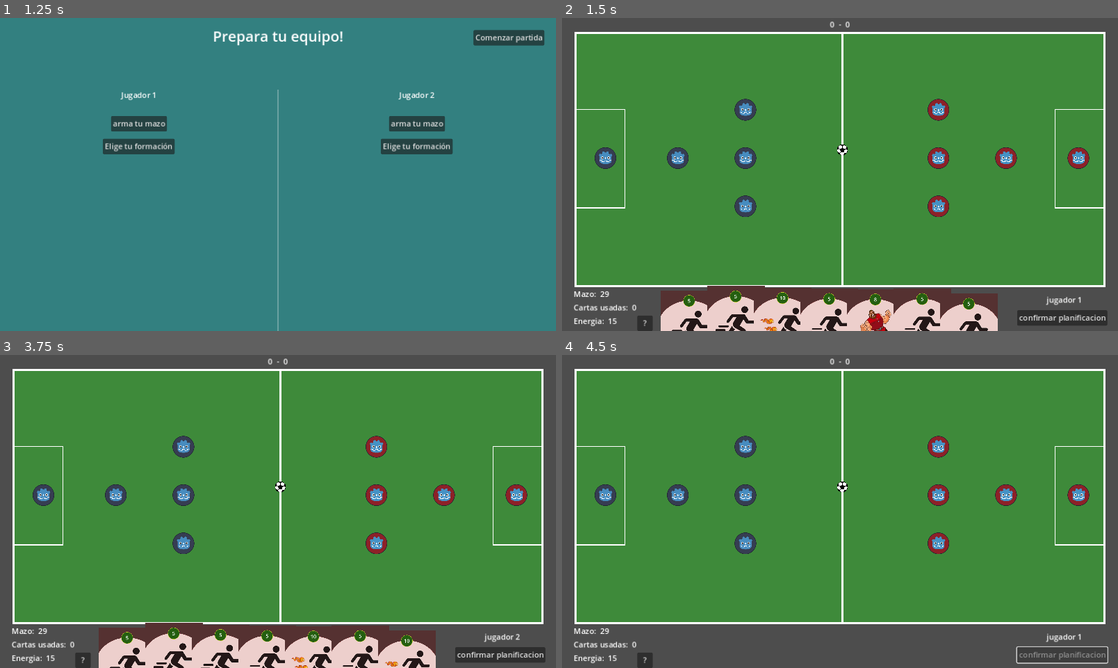
Above: before the commit, frames 1-4 (two rows, left to right).
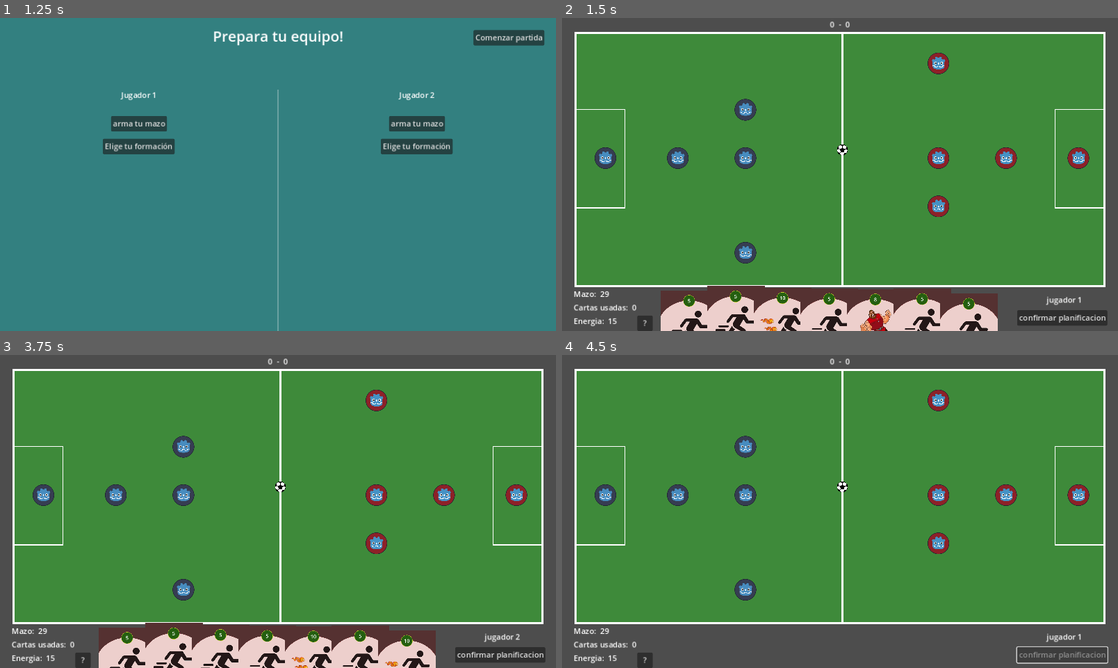
Above: after the commit, the same moments.

Repository: CardozoCasariegoLuciano/IDV_Boss_2024_S2
Game: Godot game, scene res://Views/main_menu/main_menu.tscn
Same seed, same stepped clock (60 frames per second), same inputs: the game is played once before the commit and once after it.
Inputs:
- Up to frame 1 (1.25 s): click "Nuevo juego" at 0.5 s
- Up to frame 2 (1.5 s): click "Comenzar partida" at 1.25 s
- Up to frame 3 (3.75 s): click "confirmar planificacion" at 2 s; click "?" at 2.75 s; click "Estoy listo" at 3.5 s
- Up to frame 4 (4.5 s): click "confirmar planificacion" at 4.25 s

Frame 1 is identical in both runs. In frame 2, 0.9% of the frame differs, in the area x 31-70%, y 11-79%; in frame 3, 0.9%; in frame 4, 0.9%.

Commit message:
fix muro que choca jugdores o pelota, fix al usar cartas cuando el jugaor esta cerca de las cartas, fix al usar 2 veces cartas de movimiento

Diff:
--- a/Views/finished_turn/finished_turn.gd
+++ b/Views/finished_turn/finished_turn.gd
@@ -5,10 +5,6 @@
 func _ready() -> void:
 	next_turn.text = "Turno del jugador " + str(Global.current_player_turn)
 
-# Called every frame. 'delta' is the elapsed time since the previous frame.
-func _process(delta: float) -> void:
-	pass
-
 
 func _on_next_player_button_pressed() -> void:
 	queue_free()
--- a/entities/carts/cart_template/card_template.gd
+++ b/entities/carts/cart_template/card_template.gd
@@ -1,8 +1,5 @@
 extends Node2D
 class_name Card_template
-
-#TODO_2 mejoras en el diseño de la carta:
-# que el nombre de la carta este mas arriba para poder verlo sin tener que hacerle hover
 
 @onready var panel: Panel = $Panel
 @onready var canvas_layer: CanvasLayer = $CanvasLayer
@@ -18,6 +15,7 @@
 var require_click = true
 var use_in_rival = false
 var use_in_field = false
+var is_movement_card = false #Si es true, cada jugador solo podra tener una sola carta de ese tipo
 
 var energy_cost = 0
 var power
@@ -39,6 +37,7 @@
 func change_card_visibility(value: bool):
 	_play_sfx(take_card_sfx)
 	card_sprite.visible = value
+
 
 #Este es el metodo principa, es la accion que hace la carta al momento de ejecutar
 #las jugadas de las 2 personas
--- a/entities/carts/cart_template/panel.gd
+++ b/entities/carts/cart_template/panel.gd
@@ -7,6 +7,7 @@
 var can_hover = true
 
 var is_disable = false
+
 
 func _get_drag_data(_at_position: Vector2) -> Variant:
 	if !card_sprite.visible: return
@@ -22,6 +23,7 @@
 
 	set_drag_preview(preview)
 	card.change_card_visibility(false)
+	_on_mouse_exited()
 	return card
 
 func _can_drop_data(_at_position: Vector2, _data: Variant) -> bool:
--- a/entities/carts/movements/move_card/move_card.gd
+++ b/entities/carts/movements/move_card/move_card.gd
@@ -9,6 +9,7 @@
 	scene_path = preload("res://entities/carts/movements/move_card/move_card.tscn")
 	power = 11500
 	require_click = true
+	is_movement_card = true
 	energy_cost = 5
 
 func _physics_process(delta: float) -> void:
--- a/entities/carts/movements/move_card_plus/move_card_plus.gd
+++ b/entities/carts/movements/move_card_plus/move_card_plus.gd
@@ -10,6 +10,8 @@
 	energy_cost = 10
 	power = 20000
 	require_click = true
+	is_movement_card = true
+
 
 func _physics_process(delta: float) -> void:
 	if(!player): return
--- /dev/null
+++ b/entities/carts/powers/wall/wall.gd
@@ -0,0 +1,34 @@
+extends StaticBody2D
+
+var timer: Timer
+var can_rotate = true
+
+# Called when the node enters the scene tree for the first time.
+func _ready() -> void:
+	init_timer()
+
+func init_timer():
+	timer = Timer.new()
+	timer.wait_time = 3
+	timer.one_shot = true
+	add_child(timer)
+	timer.connect("timeout", on_timer_timeout)
+
+func on_timer_timeout():
+	can_rotate = false
+	modulate = Color(1,1,1,1)
+	collision_layer = 1
+	collision_mask = 1
+
+func _input(event: InputEvent) -> void:
+	if(!can_rotate): return
+	if event is InputEventMouseButton:
+		if event.button_index == MOUSE_BUTTON_WHEEL_UP:
+			rotation += .4
+		elif event.button_index == MOUSE_BUTTON_WHEEL_DOWN:
+			rotation -= .4
+
+func _on_body_detector(body: Node2D) -> void:
+	if(!can_rotate): return
+	if(body is Ball or body is Player):
+		rotation += .8
--- a/entities/carts/powers/wall/wall.tscn
+++ b/entities/carts/powers/wall/wall.tscn
@@ -1,4 +1,6 @@
-[gd_scene load_steps=3 format=3 uid="uid://b8xn6eeuvjgwr"]
+[gd_scene load_steps=5 format=3 uid="uid://b8xn6eeuvjgwr"]
+
+[ext_resource type="Script" path="res://entities/carts/powers/wall/wall.gd" id="1_plp8l"]
 
 [sub_resource type="PhysicsMaterial" id="PhysicsMaterial_2rcdy"]
 bounce = 1.0
@@ -6,9 +8,15 @@
 [sub_resource type="RectangleShape2D" id="RectangleShape2D_ji3mb"]
 size = Vector2(65.1443, 154.5)
 
+[sub_resource type="RectangleShape2D" id="RectangleShape2D_6lwf8"]
+size = Vector2(58.7216, 154)
+
 [node name="Wall" type="StaticBody2D"]
 scale = Vector2(0.544944, 1)
+collision_layer = 2
+collision_mask = 2
 physics_material_override = SubResource("PhysicsMaterial_2rcdy")
+script = ExtResource("1_plp8l")
 
 [node name="CollisionShape2D" type="CollisionShape2D" parent="."]
 position = Vector2(4.12884, -0.25)
@@ -19,3 +27,11 @@
 scale = Vector2(0.357895, 0.511628)
 color = Color(0.0313726, 0.109804, 0.301961, 1)
 polygon = PackedVector2Array(174.33, 6, 348.66, 6, 348.66, 307, 174.33, 307)
+
+[node name="body_detector" type="Area2D" parent="."]
+
+[node name="CollisionShape2D" type="CollisionShape2D" parent="body_detector"]
+position = Vector2(3.6701, 0)
+shape = SubResource("RectangleShape2D_6lwf8")
+
+[connection signal="body_entered" from="body_detector" to="." method="_on_body_detector"]
--- a/entities/carts/powers/wall/wall_card.gd
+++ b/entities/carts/powers/wall/wall_card.gd
@@ -1,43 +1,20 @@
 extends Card_template
+class_name Wall_card
 
 @export var wall_scene: PackedScene
 var wall: Node
-var can_rotate = false
-var timer: Timer
 
 func _ready() -> void:
 	scene_path = preload("res://entities/carts/powers/wall/wall_card.tscn")
-	require_click = true
 	use_in_field = true
 	energy_cost = 15
-	init_timer()
-
-func init_timer():
-	timer = Timer.new()
-	timer.wait_time = 3
-	timer.one_shot = true
-	add_child(timer)
-	timer.connect("timeout", on_timer_timeout)
-
-func on_timer_timeout():
-	can_rotate = false
-	wall.modulate = Color(1,1,1,1)
 
 func after_set_data():
 	wall = wall_scene.instantiate() as StaticBody2D
 	wall.global_position = self.point_target
 	card_target.add_child(wall)
-	can_rotate = true
 	wall.modulate = Color(0.6,0.6,0.6,1)
-	timer.start()
-
-func _input(event: InputEvent) -> void:
-	if(!wall or !can_rotate): return
-	if event is InputEventMouseButton:
-		if event.button_index == MOUSE_BUTTON_WHEEL_UP:
-			wall.rotation += .4
-		elif event.button_index == MOUSE_BUTTON_WHEEL_DOWN:
-			wall.rotation -= .4
+	wall.timer.start()
 
 func clean_target():
 	card_target.remove_child(wall)
--- a/entities/formations/formatio_1/formation_1.tscn
+++ b/entities/formations/formatio_1/formation_1.tscn
@@ -3,3 +3,6 @@
 [ext_resource type="PackedScene" uid="uid://cu2rqcr65jba3" path="res://entities/formations/formation_template/formation_template.tscn" id="1_r4yt0"]
 
 [node name="formation" instance=ExtResource("1_r4yt0")]
+
+[node name="Marker2D" parent="markers" index="0"]
+position = Vector2(340, 196)
--- /dev/null
+++ b/entities/pelota/drop_detector.gd
@@ -0,0 +1,8 @@
+extends Panel
+
+func _can_drop_data(_at_position: Vector2, _data: Variant) -> bool:
+	return true
+
+func _drop_data(_at_position: Vector2, data: Variant) -> void:
+	if(data is Wall_card):
+		data.change_card_visibility(true)
--- a/entities/pelota/pelota.tscn
+++ b/entities/pelota/pelota.tscn
@@ -1,6 +1,7 @@
-[gd_scene load_steps=5 format=3 uid="uid://dbifrqao8wfwq"]
+[gd_scene load_steps=6 format=3 uid="uid://dbifrqao8wfwq"]
 
 [ext_resource type="Script" path="res://entities/pelota/pelota.gd" id="1_piii8"]
+[ext_resource type="Script" path="res://entities/pelota/drop_detector.gd" id="3_4adv8"]
 [ext_resource type="Texture2D" uid="uid://j742xb5huoi1" path="res://assets/pelota/pelota.png" id="3_js5ru"]
 
 [sub_resource type="PhysicsMaterial" id="PhysicsMaterial_db10d"]
@@ -14,7 +15,6 @@
 physics_material_override = SubResource("PhysicsMaterial_db10d")
 gravity_scale = 0.0
 script = ExtResource("1_piii8")
-metadata/_edit_group_ = true
 
 [node name="Sprite2D" type="Sprite2D" parent="."]
 scale = Vector2(0.0939583, 0.0939583)
@@ -27,4 +27,19 @@
 [node name="Timer" type="Timer" parent="."]
 one_shot = true
 
+[node name="drop_detector" type="Panel" parent="."]
+modulate = Color(1, 1, 1, 0)
+anchors_preset = 8
+anchor_left = 0.5
+anchor_top = 0.5
+anchor_right = 0.5
+anchor_bottom = 0.5
+offset_left = -61.0
+offset_top = -69.0
+offset_right = 55.0
+offset_bottom = 68.0
+grow_horizontal = 2
+grow_vertical = 2
+script = ExtResource("3_4adv8")
+
 [connection signal="timeout" from="Timer" to="." method="_on_timer_timeout"]
--- a/entities/players/panel.gd
+++ b/entities/players/panel.gd
@@ -13,10 +13,19 @@
 func _drop_data(_at_position: Vector2, data: Variant) -> void:
 	var card = data as Card_template
 
-	if card.use_in_rival and Global.current_player_turn != player.userOwner\
-	or !card.use_in_rival and Global.current_player_turn == player.userOwner:
+	if is_owner_player(data) and !card.use_in_field and !already_used_card(card):
 		on_cart_used.emit(card)
 		Deck.use_and_discard_card(card)
 		Global.reduce_energy(card)
 	else:
-		card.change_card_visibility(1) #La retorna al mazo
+		card.change_card_visibility(true) #La retorna al mazo
+
+
+func already_used_card(card: Card_template) -> bool:
+	if(!card.is_movement_card):
+		return false
+	else:
+		return player.used_cards.any(func(used_card: Card_template): return used_card.is_movement_card)
+
+func is_owner_player(card: Card_template) -> bool:
+	return !card.use_in_rival and Global.current_player_turn == player.userOwner
--- a/entities/players/player.gd
+++ b/entities/players/player.gd
@@ -31,10 +31,6 @@
 			card.after_turn()
 
 func _on_panel_on_cart_used(data: Card_template) -> void:
-	if(data.use_in_field):
-		data.change_card_visibility(1)
-		return
-
 	used_cards.append(data)
 	data.set_target(self)
 	enable_click = data.require_click
--- a/main/hud.gd
+++ b/main/hud.gd
@@ -54,6 +54,5 @@
 	player_1_goals.text = str(Global.player_1_goals)
 	player_2_goals.text = str(Global.player_2_goals)
 
-
 func _on_button_button_up() -> void:
 	help_modal.visible = true
--- a/main/main.tscn
+++ b/main/main.tscn
@@ -196,6 +196,7 @@
 offset_bottom = -52.0
 grow_horizontal = 0
 grow_vertical = 0
+mouse_filter = 2
 
 [node name="Label" type="Label" parent="HUD/Turns"]
 layout_mode = 2
@@ -203,6 +204,7 @@
 
 [node name="Label2" type="Label" parent="HUD/Turns"]
 layout_mode = 2
+mouse_default_cursor_shape = 6
 text = "1
 "
 
@@ -215,17 +217,21 @@
 offset_right = 21.0
 offset_bottom = 34.0
 grow_horizontal = 2
+mouse_filter = 2
 
 [node name="player_1_goals" type="Label" parent="HUD/Goals"]
 layout_mode = 2
+mouse_default_cursor_shape = 6
 text = "0"
 
 [node name="separator" type="Label" parent="HUD/Goals"]
 layout_mode = 2
+mouse_default_cursor_shape = 6
 text = " - "
 
 [node name="player_2_goals" type="Label" parent="HUD/Goals"]
 layout_mode = 2
+mouse_default_cursor_shape = 6
 text = "0"
 
 [node name="Turn_data" type="VBoxContainer" parent="HUD"]
@@ -237,41 +243,52 @@
 offset_right = 155.0
 offset_bottom = -8.0
 grow_vertical = 0
+mouse_filter = 2
 
 [node name="deck" type="HBoxContainer" parent="HUD/Turn_data"]
 layout_mode = 2
+mouse_filter = 2
 
 [node name="text" type="Label" parent="HUD/Turn_data/deck"]
 layout_mode = 2
+mouse_default_cursor_shape = 6
 text = "Mazo: "
 
 [node name="deck" type="Label" parent="HUD/Turn_data/deck"]
 layout_mode = 2
+mouse_default_cursor_shape = 6
 text = "0"
 
 [node name="discard_deck" type="HBoxContainer" parent="HUD/Turn_data"]
 layout_mode = 2
+mouse_filter = 2
 
 [node name="text" type="Label" parent="HUD/Turn_data/discard_deck"]
 layout_mode = 2
+mouse_default_cursor_shape = 6
 text = "Cartas usadas: "
 
 [node name="discard deck" type="Label" parent="HUD/Turn_data/discard_deck"]
 layout_mode = 2
+mouse_default_cursor_shape = 6
 text = "0"
 
 [node name="Energy" type="HBoxContainer" parent="HUD/Turn_data"]
 layout_mode = 2
+mouse_filter = 2
+mouse_default_cursor_shape = 4
 
 [node name="Label" type="Label" parent="HUD/Turn_data/Energy"]
 layout_mode = 2
+mouse_default_cursor_shape = 6
 text = "Energia: "
 
 [node name="energy" type="Label" parent="HUD/Turn_data/Energy"]
 layout_mode = 2
-text = "0"
-
-[node name="Button" type="Button" parent="HUD"]
+mouse_default_cursor_shape = 6
+text = "0"
+
+[node name="info" type="Button" parent="HUD"]
 anchors_preset = -1
 anchor_left = -0.003
 offset_left = 159.456
@@ -375,5 +392,5 @@
 [connection signal="body_entered" from="cancha/arco_A/Area2D" to="cancha" method="_on_arco_1_goal"]
 [connection signal="body_entered" from="cancha/arco_B/Area2D" to="cancha" method="_on_arco_2_goal"]
 [connection signal="button_up" from="HUD/EndTurn_Button" to="." method="_on_end_turn"]
-[connection signal="button_up" from="HUD/Button" to="HUD" method="_on_button_button_up"]
+[connection signal="button_up" from="HUD/info" to="HUD" method="_on_button_button_up"]
 [connection signal="gui_input" from="HUD/Node/Panel" to="HUD/Node/Panel" method="_on_gui_input"]
